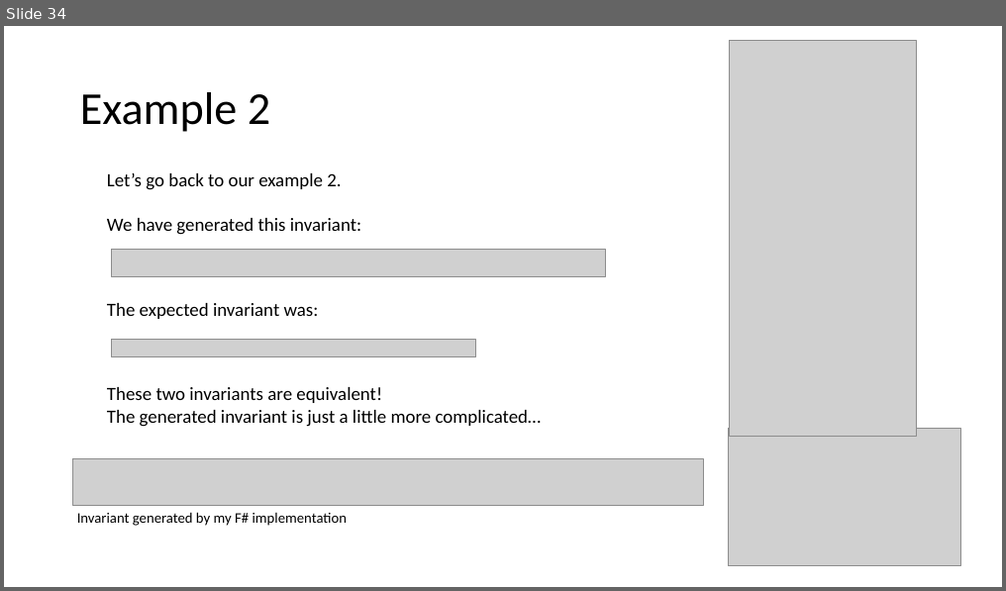
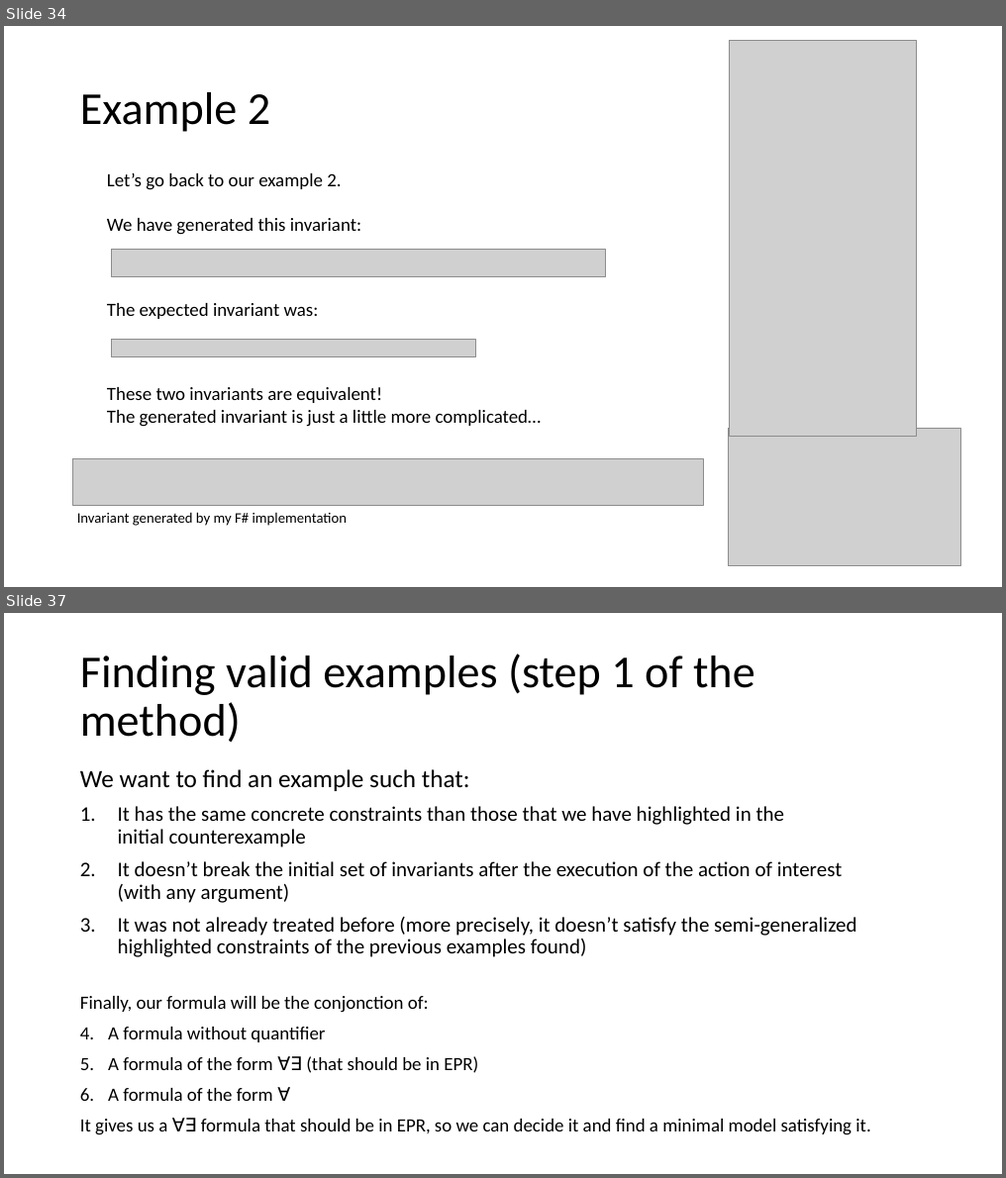
Before and after one commit to tjhance/ivy-research, a slide deck: invariant_synthesis/Invariant Synthesis.pptx. Shown one above the other, each under a label of ours: slide 34 before the commit, slides 34 and 37 after it; the slides between them are not shown. The pictures are 1006x591 and 1006x1178 pixels, drawn with LibreOffice and Linux fonts; fonts in the diff are those of the drawing; grey boxes stand for pictures. Boxes give left, top, right and bottom in pixels: in the first picture for what was removed or moved away, otherwise in the second. Text is boxed around its words. In the diff, an @@ line names an element or a change of style, - is before the commit and + after.

```diff
--- a/invariant_synthesis/Invariant Synthesis.pptx
+++ b/invariant_synthesis/Invariant Synthesis.pptx
@@ slide 37 added at [4,613,1002,1174], background #FFFFFF @@
@@ title added at [80,654,755,743], 44 pt, text #000000 @@
+Finding valid examples (step 1 of the method)
@@ text added at [80,769,870,1136], 20 pt, text #000000 @@
+We want to find an example such that:
+1. It has the same concrete constraints than those that we have highlighted in the
+   initial counterexample
+2. It doesn’t break the initial set of invariants after the execution of the action of interest
+   (with any argument)
+3. It was not already treated before (more precisely, it doesn’t satisfy the semi-generalized highlighted constraints of the previous examples found)
+Finally, our formula will be the conjonction of:
+1. A formula without quantifier
+2. A formula of the form ∀∃ (that should be in EPR)
+3. A formula of the form ∀
+It gives us a ∀∃ formula that should be in EPR, so we can decide it and find a minimal model satisfying it.
```
Also in this commit, not shown: 3 slides changed, 2 other slides added.
